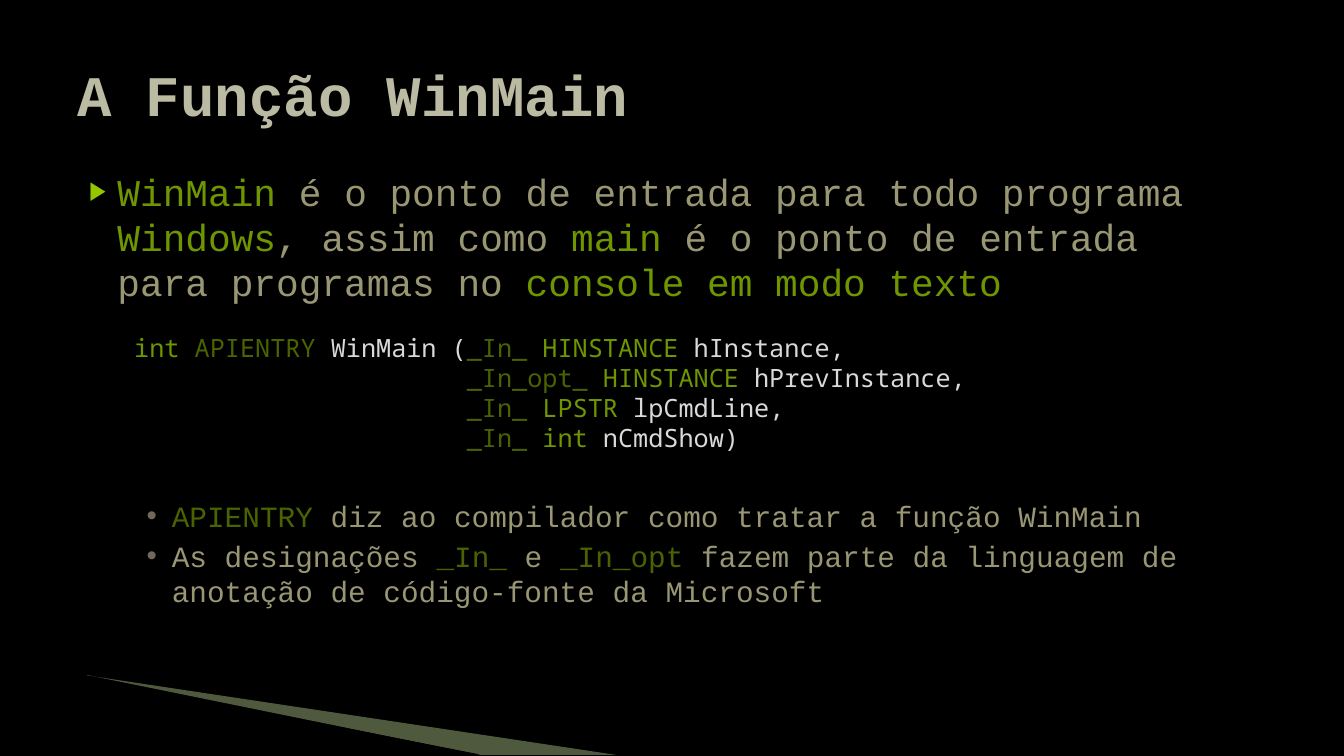
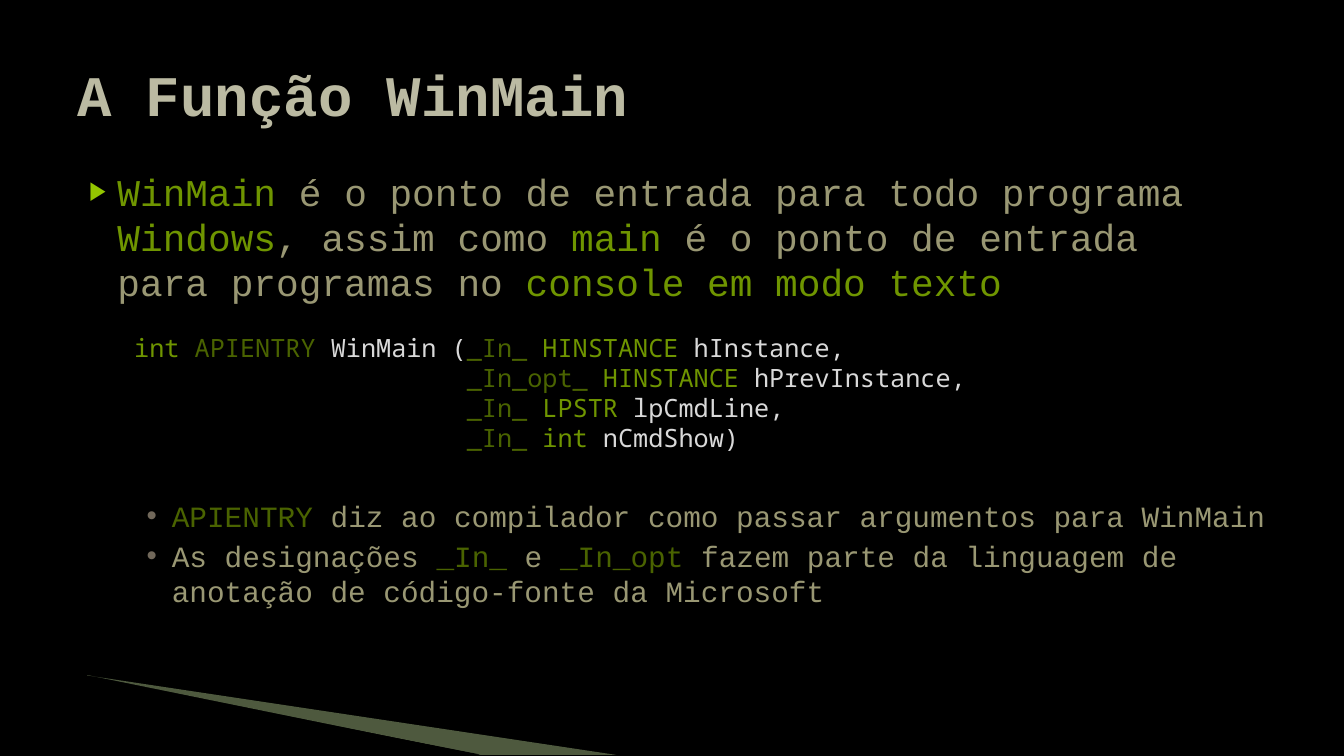
Before and after one commit to JudsonSS/Jogos, a slide deck: slide 23 of Slides/01. Programação Windows.pptx. Drawn at 1344x756 pixels with LibreOffice and Linux fonts; fonts in the diff are those of the drawing; background and template pictures are left out. Boxes give left, top, right and bottom in pixels: in the first picture for what was removed or moved away, otherwise in the second. Text is boxed around its words. In the diff, an @@ line names an element or a change of style, - is before the commit and + after.

```diff
--- a/Slides/01. Programação Windows.pptx
+++ b/Slides/01. Programação Windows.pptx
@@ text at (172,506,1265,533): text changed @@
-    • APIENTRY diz ao compilador como tratar a função WinMain
+    • APIENTRY diz ao compilador como passar argumentos para WinMain
```
Also in this commit, not shown: 10 other slides changed.
